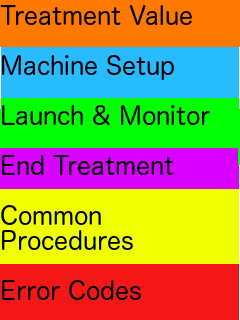
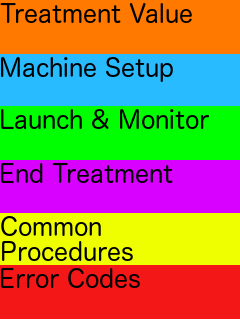
Layer changes from the first 240x320 image to the second:
added layer "Error Codes" above "End Treatment" over bbox(1, 268, 140, 288)
added layer "End Treatment" above "Common Procedures" over bbox(1, 163, 173, 183)
added layer "Common Procedures" above "Launch & Monitor" over bbox(1, 216, 133, 261)
added layer "Launch & Monitor" above "Machine Setup" over bbox(1, 109, 210, 129)
added layer "Machine Setup" above "Treatment Value ..." over bbox(1, 57, 173, 82)
painted on "Treatment Value ..." over bbox(0, 3, 211, 300)
painted on "Background" over bbox(0, 47, 240, 320)
